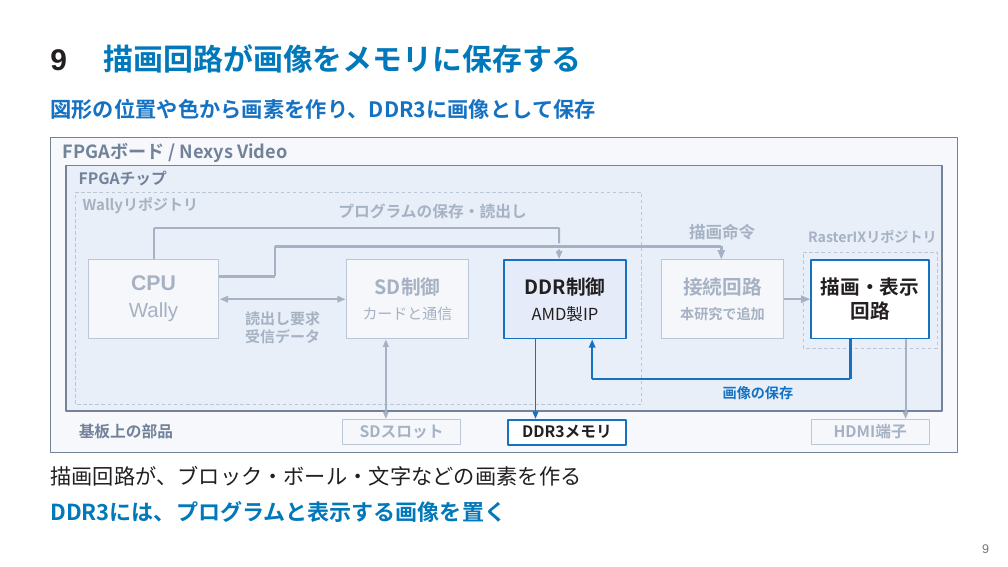
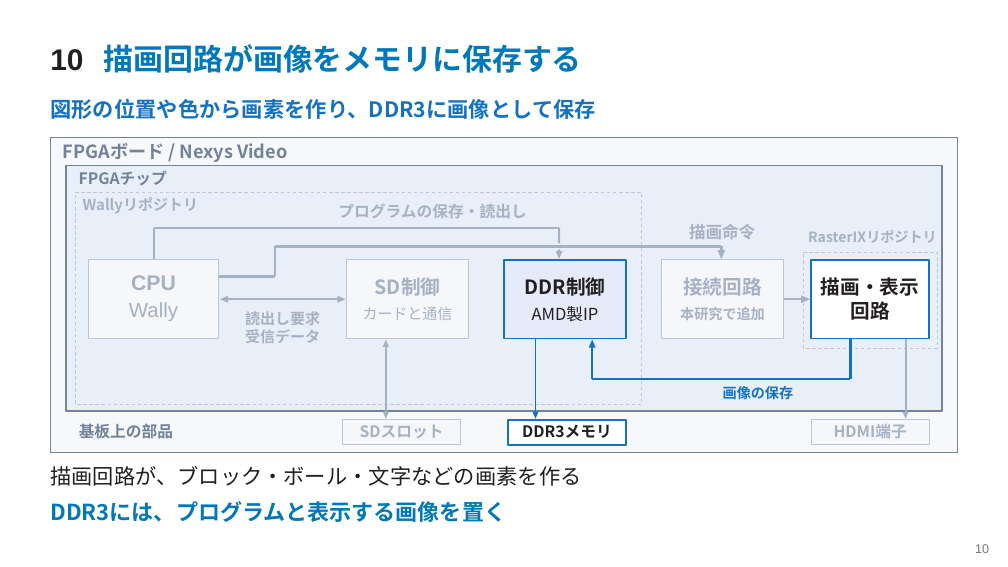
Before and after one commit to SoshiroFujimori/wally-game-console-research, a slide deck: slide 10 of docs/presentation/中間発表_主要事項.pptx (slide 9 before the commit). Drawn at 1008x567 pixels with LibreOffice and Linux fonts; fonts in the diff are those of the drawing. Boxes give left, top, right and bottom in pixels: in the first picture for what was removed or moved away, otherwise in the second. Text is boxed around its words. In the diff, an @@ line names an element or a change of style, - is before the commit and + after.

```diff
--- a/docs/presentation/中間発表_主要事項.pptx
+++ b/docs/presentation/中間発表_主要事項.pptx
@@ text at (x1=50, y1=49, x2=83, y2=71): text changed @@
-9
+10
@@ text at (x1=975, y1=544, x2=989, y2=553): text changed @@
-9
+10
```
Also in this commit, not shown: 22 other slides changed, 1 slide added, 36 other files.
